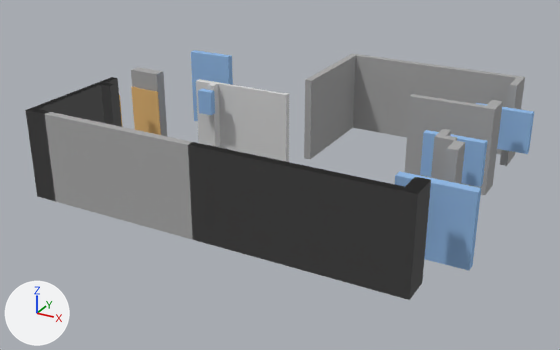
Before and after pictures for a commit that changed the Blender file output_full.blend.
Camera for both pictures: a camera (50 mm lens) standing at (45.45, -77.7, 10.15) and looking at (34.65, -58.06, 0.33). The axes (+X, +Y, +Z) are drawn at lower left. The lights are the same throughout. The picture after the commit comes second.

The scene before the commit, as lines of its bpy script (objects in view):
```python
ob_承重墙_004 = bpy.data.objects.new('承重墙_004', me_承重墙_004)
ob_承重墙_004.location = (0.0, 0.0, 0.0)
ob_窗_000 = bpy.data.objects.new('窗_000', me_窗_000)
ob_窗_000.location = (0.0, 0.0, 0.0)
ob_窗_001 = bpy.data.objects.new('窗_001', me_窗_001)
ob_窗_001.location = (0.0, 0.0, 0.0)
ob_窗_002 = bpy.data.objects.new('窗_002', me_窗_002)
ob_窗_002.location = (0.0, 0.0, 0.0)
ob_窗_003 = bpy.data.objects.new('窗_003', me_窗_003)
ob_窗_003.location = (0.0, 0.0, 0.0)
ob_窗_004 = bpy.data.objects.new('窗_004', me_窗_004)
ob_窗_004.location = (0.0, 0.0, 0.0)
ob_门_000 = bpy.data.objects.new('门_000', me_门_000)
ob_门_000.location = (0.0, 0.0, 0.0)
ob_门_002 = bpy.data.objects.new('门_002', me_门_002)
ob_门_002.location = (0.0, 0.0, 0.0)
# also in view: '承重墙_002' at (40.0, -58.41, 1.39); '承重墙_003' at (39.25, -55.32, 1.39); '承重墙_001' at (40.42, -59.09, 1.39); '可拆墙_000' at (32.9, -57.54, 1.39); '承重墙_005' at (29.12, -57.39, 1.39)
```
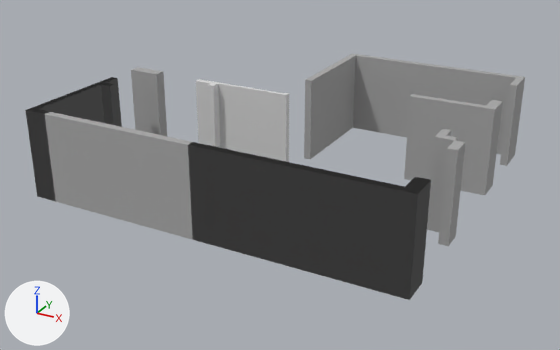
Location of each change, (x1, y1, x2, y2) in pixels of the pictures (560 x 350 px):
'窗_001', deleted (blue): before (395, 171, 481, 270)
'窗_003', deleted (blue): before (420, 130, 488, 187)
'窗_002', deleted (blue): before (476, 103, 534, 154)
'窗_004', deleted (blue): before (191, 50, 233, 121)
'门_002', deleted (beige): before (136, 88, 161, 135)
'窗_000', deleted (blue): before (198, 89, 215, 115)
'门_000', deleted: before (131, 87, 139, 130)
'承重墙_001', unchanged, uncovered by the edit: before (444, 140, 465, 184); after (438, 140, 465, 246)

The edits, one by one:
Object '门_000' (ob_门_000) is deleted.
Object '门_002' (ob_门_002) is deleted.
Object '窗_000' (ob_窗_000) is deleted.
Object '窗_001' (ob_窗_001) is deleted.
Object '窗_002' (ob_窗_002) is deleted.
Object '窗_003' (ob_窗_003) is deleted.
Object '窗_004' (ob_窗_004) is deleted.
